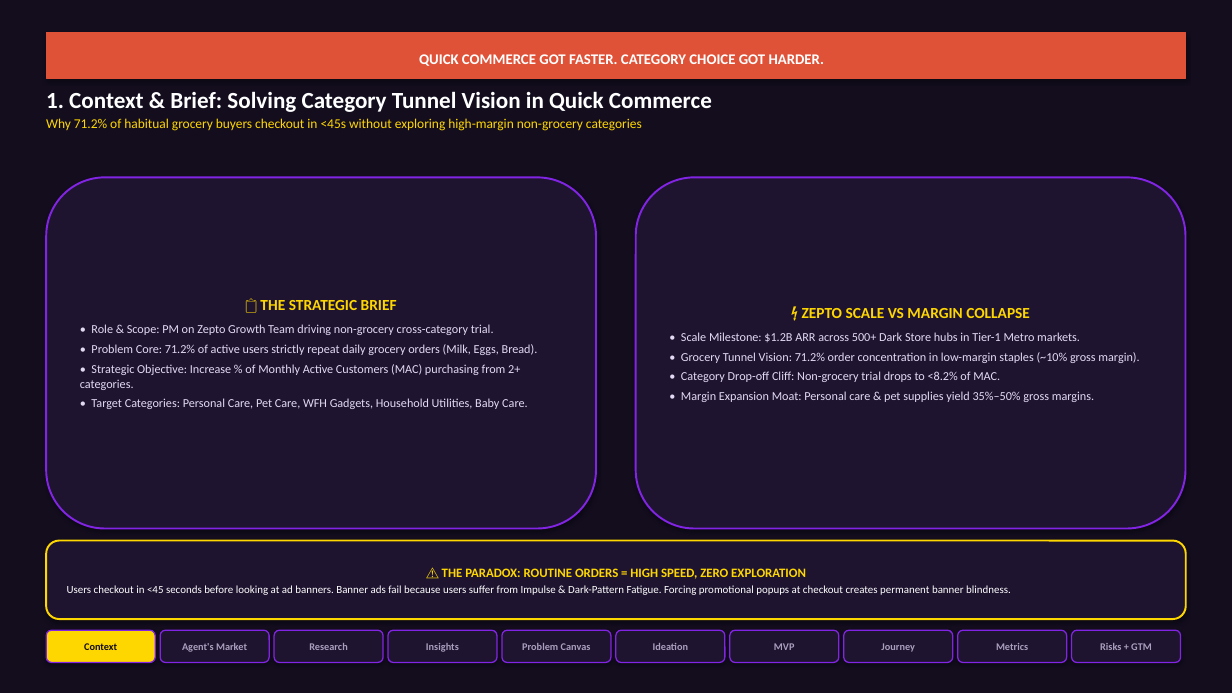
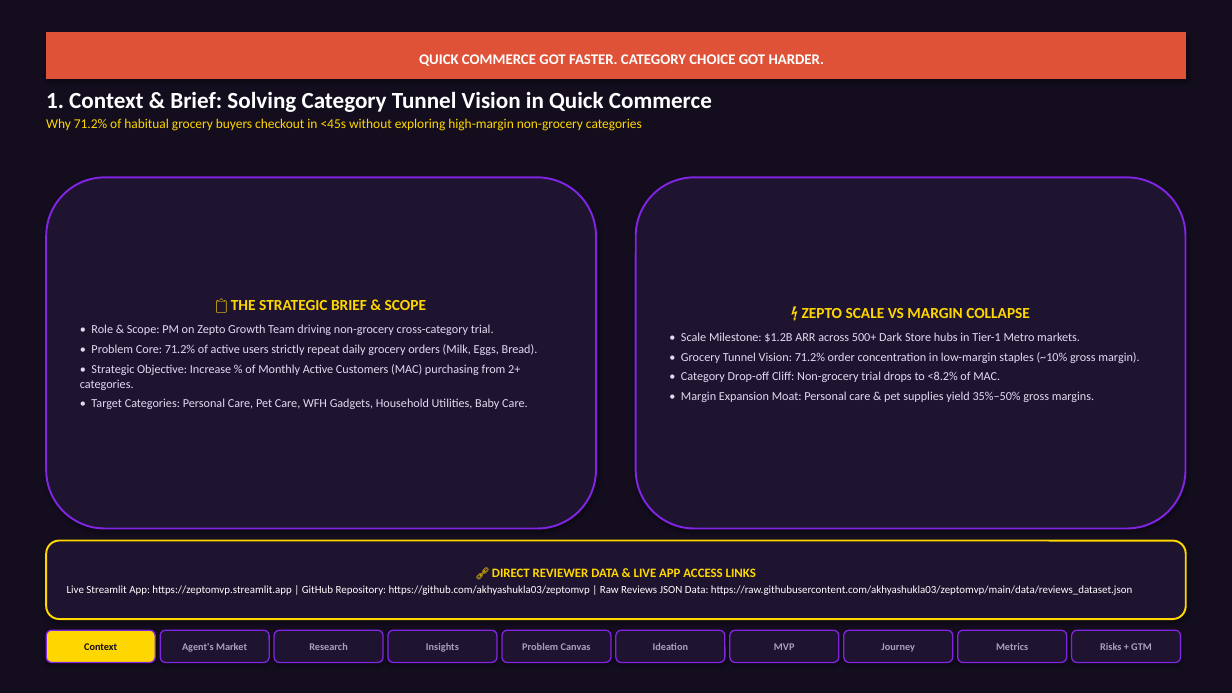
Before and after one commit to akhyashukla03/zeptomvp, a slide deck: slide 1 of Zepto_Growth_PM_Graduation_Project.pptx. Drawn at 1232x693 pixels with LibreOffice and Linux fonts; fonts in the diff are those of the drawing. Boxes give left, top, right and bottom in pixels: in the first picture for what was removed or moved away, otherwise in the second. Text is boxed around its words. In the diff, an @@ line names an element or a change of style, - is before the commit and + after.

Commit message:
Embed complete MVP feature breakdowns and direct reviewer data access URLs into PPT and PDF

```diff
--- a/Zepto_Growth_PM_Graduation_Project.pptx
+++ b/Zepto_Growth_PM_Graduation_Project.pptx
@@ text in rounded rectangle at (231,300,426,310): text changed @@
-📋 THE STRATEGIC BRIEF
+📋 THE STRATEGIC BRIEF & SCOPE
@@ text in rounded rectangle at (67,568,1132,595): text changed @@
-⚠️ THE PARADOX: ROUTINE ORDERS = HIGH SPEED, ZERO EXPLORATION
-Users checkout in <45 seconds before looking at ad banners. Banner ads fail because users suffer from Impulse & Dark-Pattern Fatigue. Forcing promotional popups at checkout creates permanent banner blindness.
+🔗 DIRECT REVIEWER DATA & LIVE APP ACCESS LINKS
+Live Streamlit App: https://zeptomvp.streamlit.app | GitHub Repository: https://github.com/akhyashukla03/zeptomvp | Raw Reviews JSON Data: https://raw.githubusercontent.com/akhyashukla03/zeptomvp/main/data/reviews_dataset.json
```
Also in this commit, not shown: 3 other slides changed, 3 other files.
